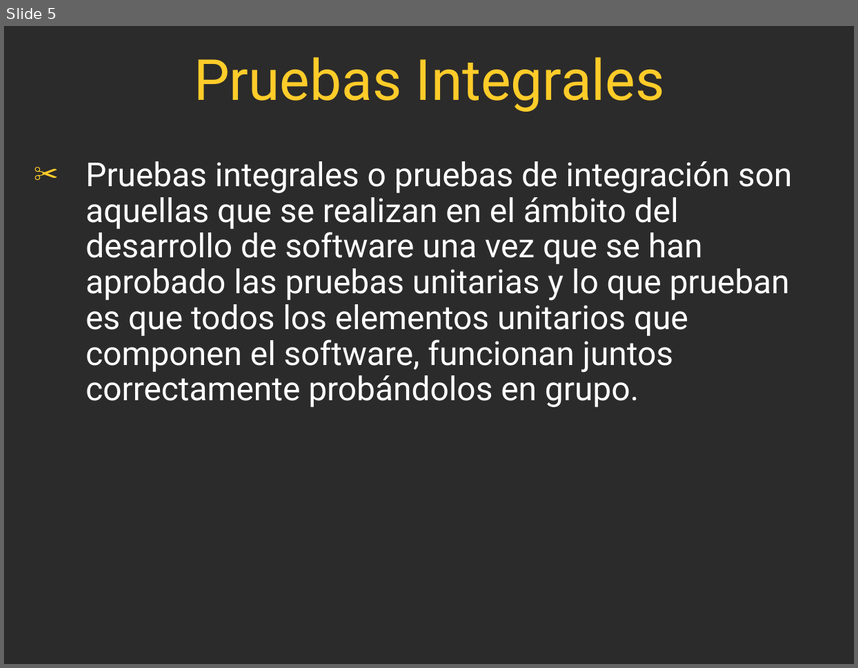
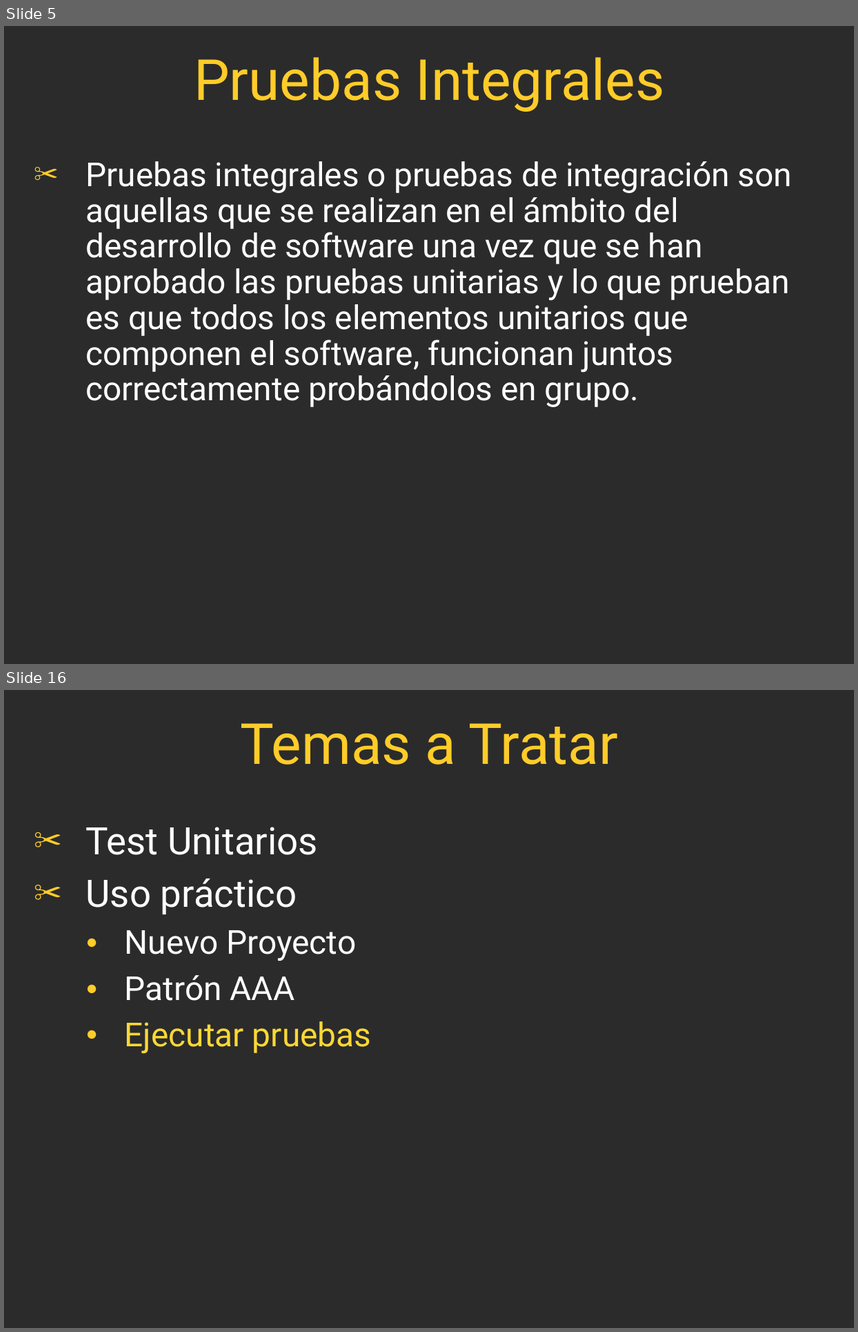
Before and after one commit to FedeDavila1984/utn_prog_y_lab_II, a slide deck: PPTs/ProgramacionII_Clase_16-2017.ppt. Shown one above the other, each under a label of ours: slide 5 before the commit, slides 5 and 16 after it; the slides between them are not shown. The pictures are 858x668 and 858x1332 pixels, drawn with LibreOffice and Linux fonts; fonts in the diff are those of the drawing; background and template pictures are left out; a plain dark background stands for a picture behind light text. Boxes give left, top, right and bottom in pixels: in the first picture for what was removed or moved away, otherwise in the second. Text is boxed around its words. In the diff, an @@ line names an element or a change of style, - is before the commit and + after.

```diff
--- a/PPTs/ProgramacionII_Clase_16-2017.ppt
+++ b/PPTs/ProgramacionII_Clase_16-2017.ppt
@@ slide 16 added at <box>4,690,854,1328</box>, background picture (left out) @@
@@ title added at <box>241,723,618,765</box>, 48 pt, text #FFCC29 @@
+Temas a Tratar
@@ text added at <box>85,827,371,1054</box>, 28 pt, text #FFFFFF @@
+✂ Test Unitarios
+✂ Uso práctico
+  ● Nuevo Proyecto
+  ● Patrón AAA
+  ● Ejecutar pruebas
```
Also in this commit, not shown: 3 slides changed, 9 other slides added, 41 other files.
